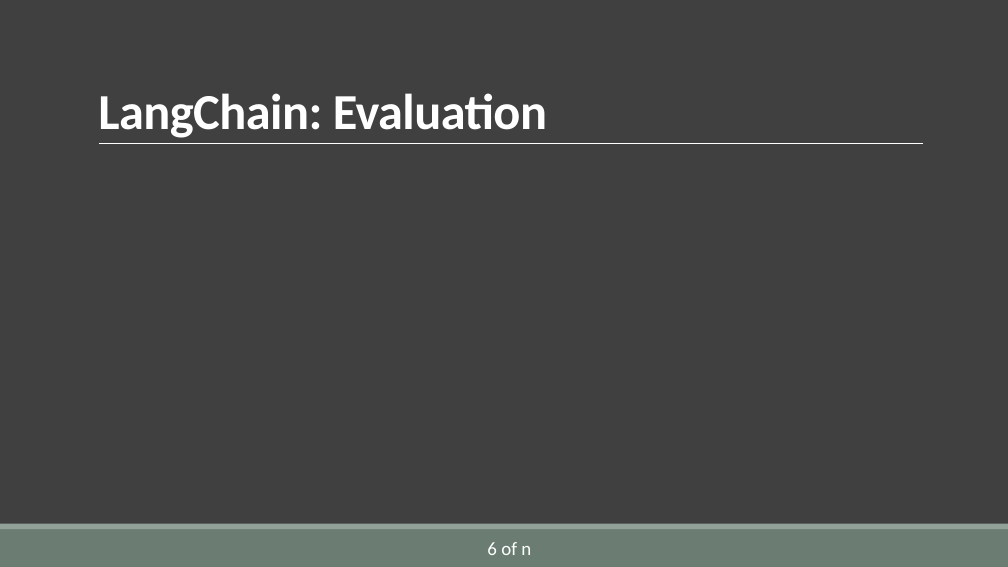
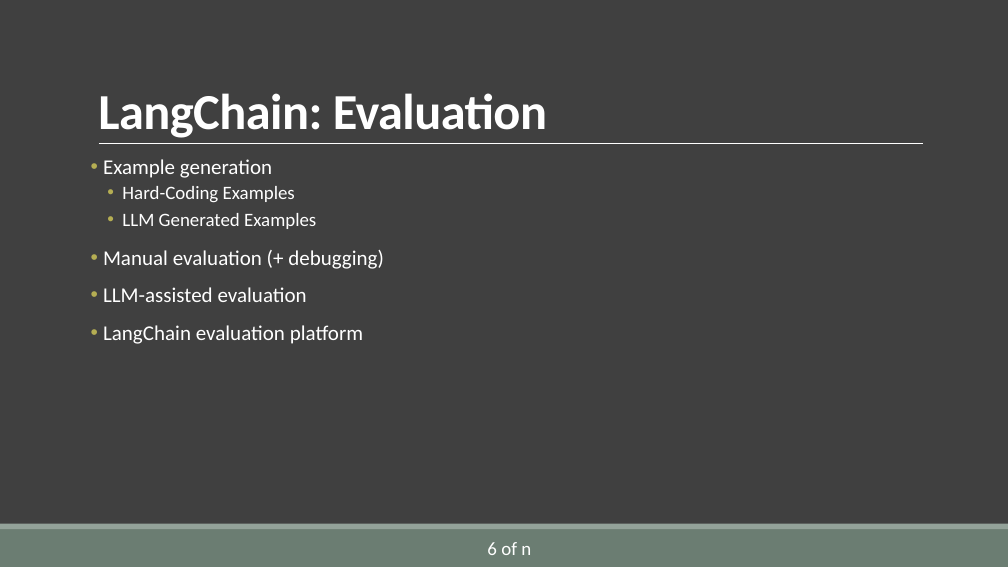
Before and after one commit to AlirezaSaei1/NLP-Assignments, a slide deck: slide 10 of Presentation/Slides/Presentation.pptx. Drawn at 1008x567 pixels with LibreOffice and Linux fonts; fonts in the diff are those of the drawing. Boxes give left, top, right and bottom in pixels: in the first picture for what was removed or moved away, otherwise in the second. Text is boxed around its words. In the diff, an @@ line names an element or a change of style, - is before the commit and + after.

```diff
--- a/Presentation/Slides/Presentation.pptx
+++ b/Presentation/Slides/Presentation.pptx
@@ text added at (103,159,384,344), 20 pt, text #FFFFFF @@
+• Example generation
+  • Hard-Coding Examples
+  • LLM Generated Examples
+• Manual evaluation (+ debugging)
+• LLM-assisted evaluation
+• LangChain evaluation platform
```
Also in this commit, not shown: 6 other slides changed, 3 slides added.
